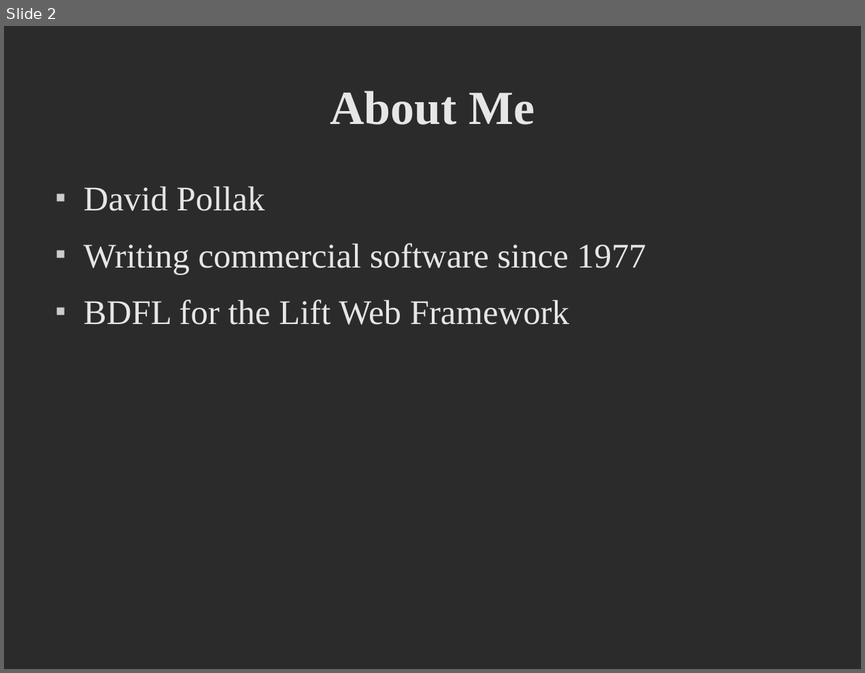
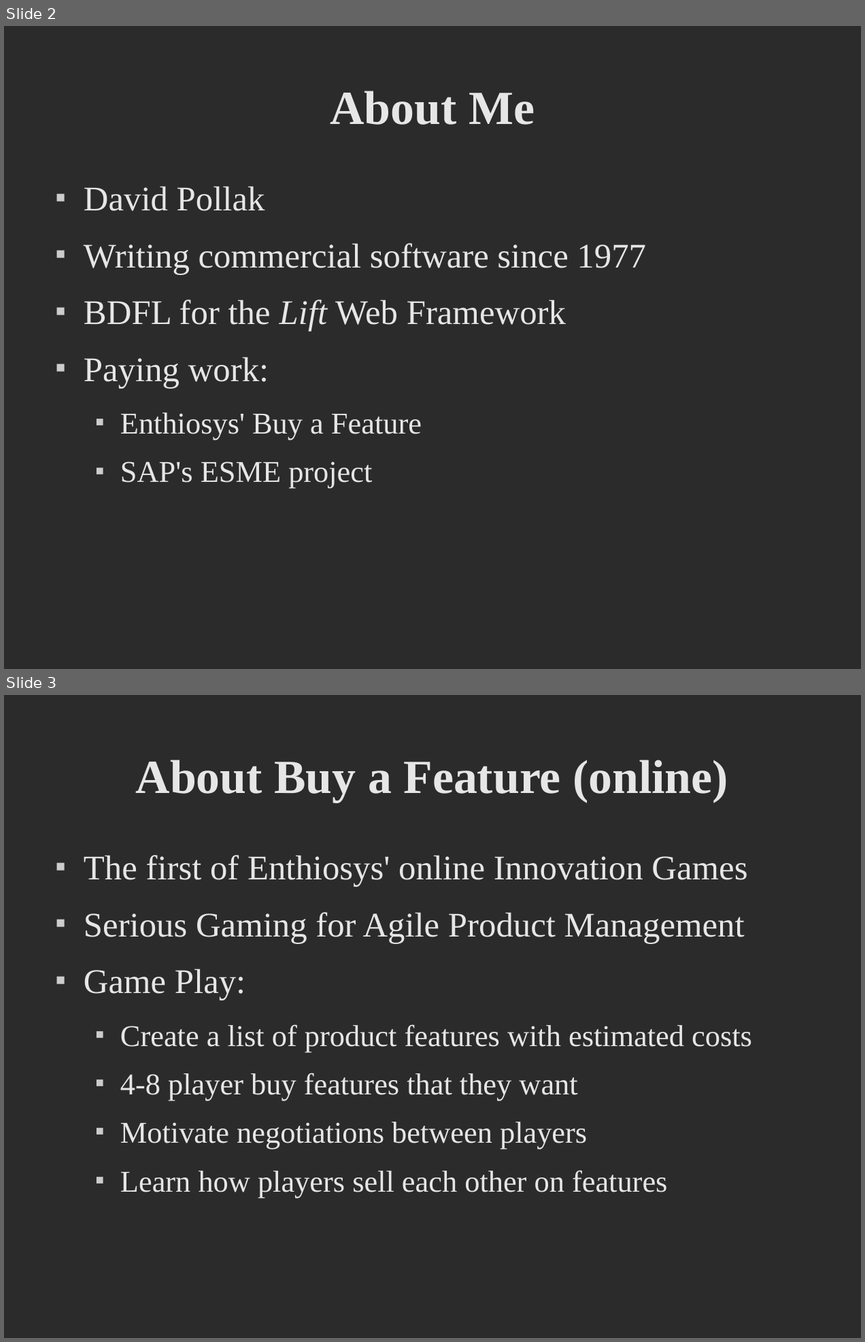
Before and after one commit to dpp/lift-samples, a slide deck: presentations/2008_dpp_CUFP/CUFP Preso.odp. Shown one above the other, each under a label of ours: slide 2 before the commit, slides 2 and 3 after it. The pictures are 865x673 and 865x1342 pixels, drawn with LibreOffice and Linux fonts; fonts in the diff are those of the drawing; background and template pictures are left out; a plain dark background stands for a picture behind light text. Boxes give left, top, right and bottom in pixels: in the first picture for what was removed or moved away, otherwise in the second. Text is boxed around its words. In the diff, an @@ line names an element or a change of style, - is before the commit and + after.

```diff
--- a/presentations/2008_dpp_CUFP/CUFP Preso.odp
+++ b/presentations/2008_dpp_CUFP/CUFP Preso.odp
@@ slide 3 added at [4,695,861,1338], background picture (left out) @@
@@ title added at [136,760,728,802], 44 pt, text #E6E6E6, bold @@
+About Buy a Feature (online)
@@ text added at [84,855,752,1198], 28 pt, text #E6E6E6 @@
+■ The first of Enthiosys' online Innovation Games
+■ Serious Gaming for Agile Product Management
+■ Game Play:
+  ■ Create a list of product features with estimated costs
+  ■ 4-8 player buy features that they want
+  ■ Motivate negotiations between players
+  ■ Learn how players sell each other on features
@@ slide 2 changed as well @@
@@ text at [84,299,566,331]: italic on in "Lift" @@
@@ text at [84,356,422,488]: paragraphs added @@
+■ Paying work:
+  ■ Enthiosys' Buy a Feature
+  ■ SAP's ESME project
```
Also in this commit, not shown: 1 other slide changed, 10 other slides added, 1 slide removed, 14 other files.
